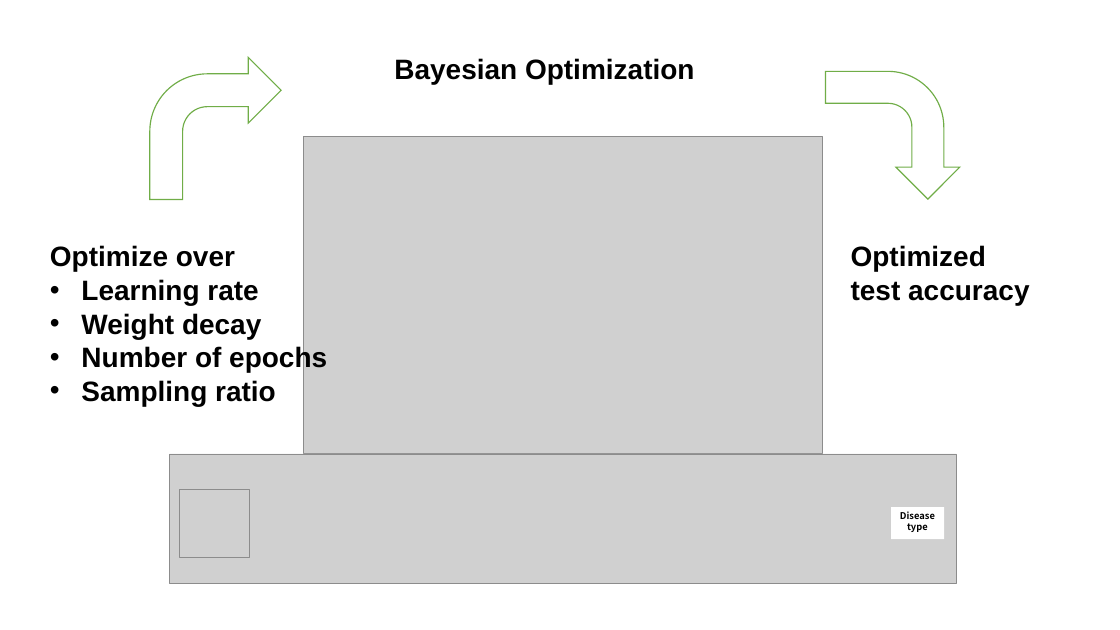
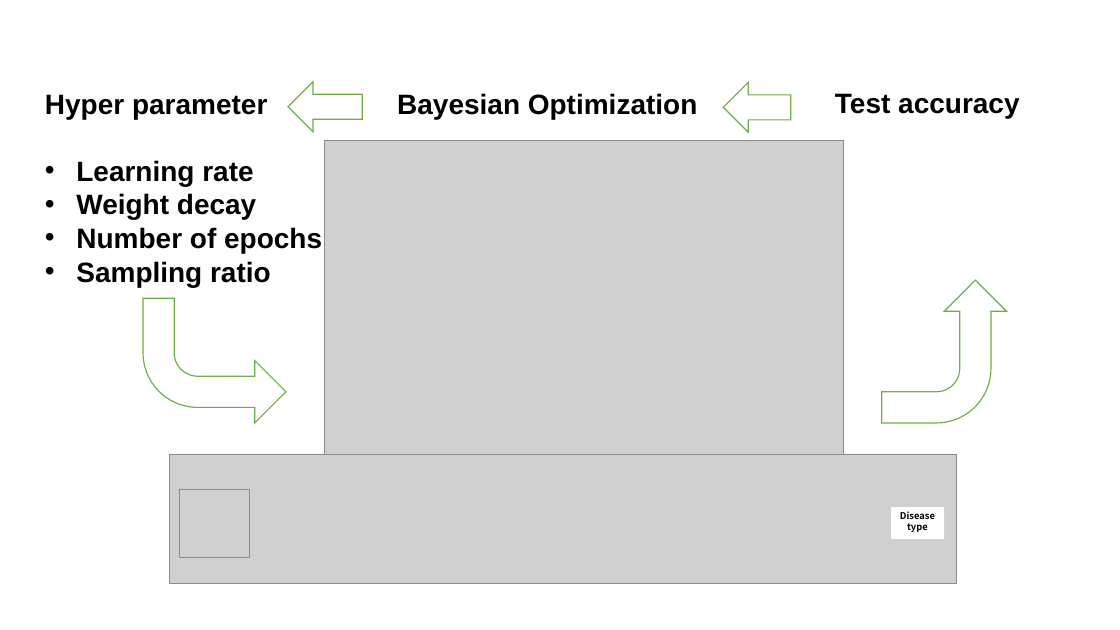
Before and after one commit to yanzhen0923/dl4cvproject, a slide deck: slide 1 of doc/poster/assets/densenet.pptx. Drawn at 1120x630 pixels with LibreOffice and Linux fonts; fonts in the diff are those of the drawing; grey boxes stand for pictures. Boxes give left, top, right and bottom in pixels: in the first picture for what was removed or moved away, otherwise in the second. Text is boxed around its words. In the diff, an @@ line names an element or a change of style, - is before the commit and + after.

```diff
--- a/doc/poster/assets/densenet.pptx
+++ b/doc/poster/assets/densenet.pptx
@@ text "Hyper parameter": place and size @@
-text "Hyper parameter" at box(50, 245, 327, 406)
+text "Hyper parameter" at box(45, 94, 322, 287)
@@ right arrow added at box(288, 82, 362, 132), fill #FFFFFF, outline #70AD47 1 pt @@
@@ text "Bayesian Optimization": place and size @@
-text "Bayesian Optimization" at box(394, 58, 694, 84)
+text "Bayesian Optimization" at box(397, 93, 697, 120)
@@ right arrow added at box(723, 82, 791, 133), fill #FFFFFF, outline #70AD47 1 pt @@
@@ text at box(45, 94, 267, 119): text changed @@
-Optimize over
+Hyper parameter
@@ text at box(835, 93, 1019, 119): text changed @@
-Optimized
-test accuracy
+Test accuracy
@@ picture: place and size @@
-picture at box(304, 136, 823, 454)
+picture at box(325, 141, 844, 459)
@@ bent arrow at box(143, 298, 286, 423): mirrored; rotation 90 to 0 degrees @@
@@ bent arrow at box(882, 280, 1007, 423): mirrored; rotation 0 to 270 degrees @@
```
Also in this commit, not shown: 1 other file.
